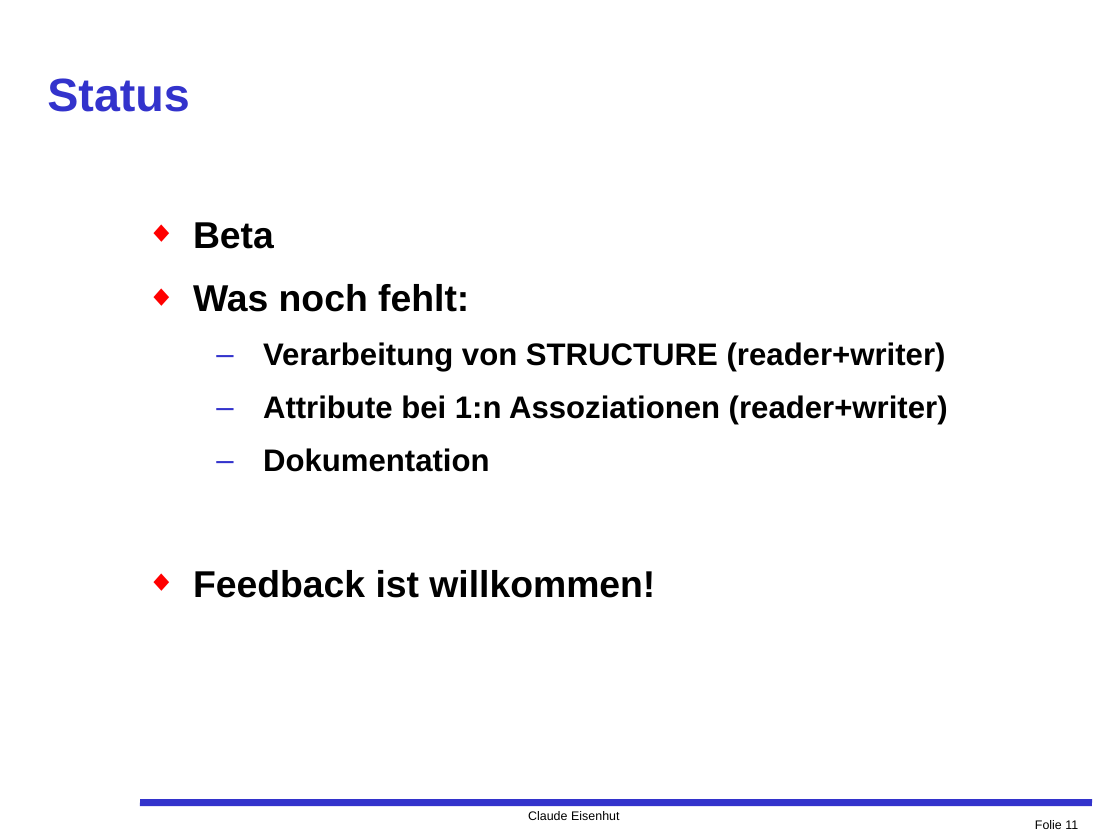
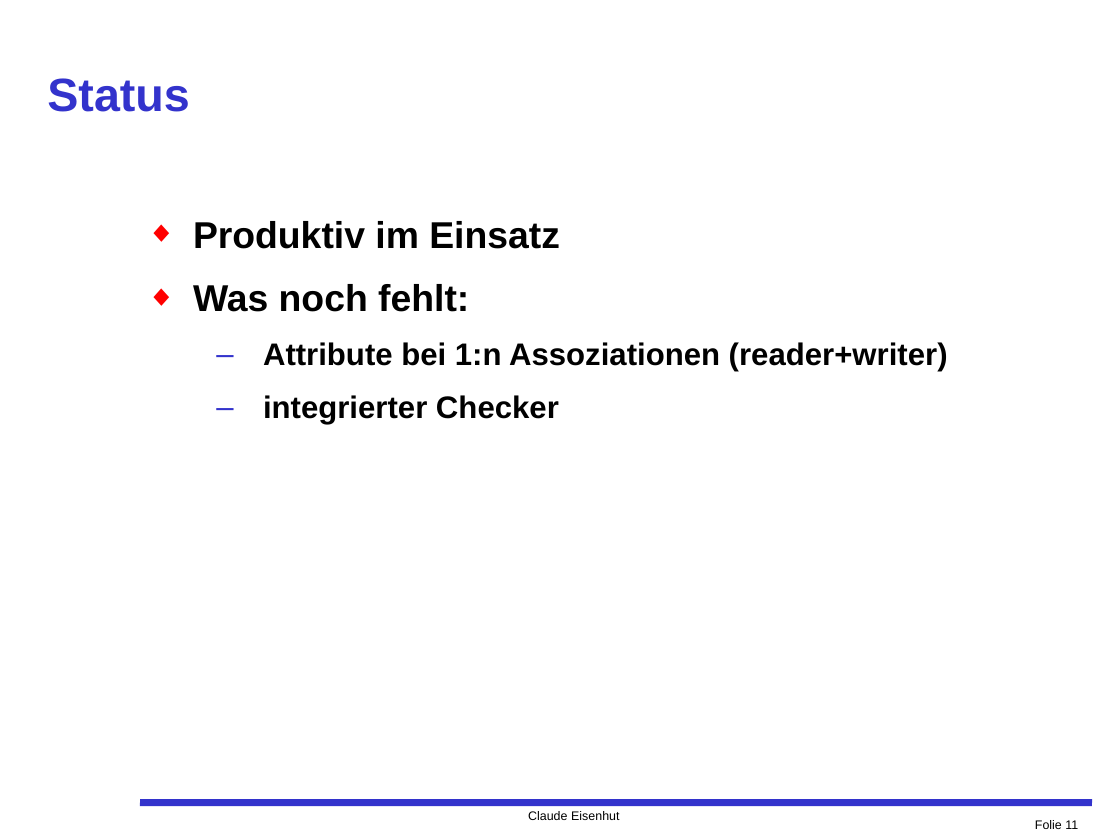
Before and after one commit to claeis/ili2fme, a slide deck: slide 11 of docs/usr/FME-Modul.ppt. Drawn at 1120x840 pixels with LibreOffice and Linux fonts; fonts in the diff are those of the drawing. Boxes give left, top, right and bottom in pixels: in the first picture for what was removed or moved away, otherwise in the second. Text is boxed around its words. In the diff, an @@ line names an element or a change of style, - is before the commit and + after.

```diff
--- a/docs/usr/FME-Modul.ppt
+++ b/docs/usr/FME-Modul.ppt
@@ text at [193, 221, 560, 249]: text changed @@
-◆ Beta
+◆ Produktiv im Einsatz
@@ text at [263, 342, 946, 372]: paragraph removed @@
-  – Verarbeitung von STRUCTURE (reader+writer)
@@ text at [263, 395, 559, 425]: text changed; size 24 to 20 pt @@
-  – Dokumentation
-◆ Feedback ist willkommen!
+  – integrierter Checker
```
Also in this commit, not shown: 5 other slides changed, 7 other files.
